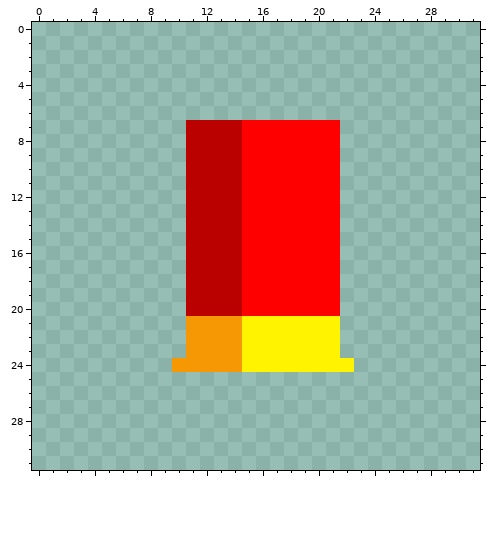
Edited in one commit: pixel-art file (assets/ITENS/12/bala.aseprite). Above is the file before it was changed.
32x32 pixels, 1 frame.
After:
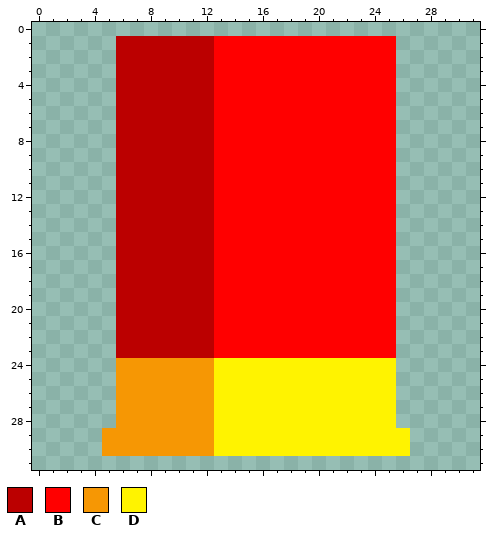
Palette (. is transparent): A #bb0000  B #ff0000  C #f69704  D #fff300
From old to new:
@@ x 0..31 @@
  0 ................................
- 1 ................................
- 2 ................................
- 3 ................................
- 4 ................................
- 5 ................................
- 6 ................................
- 7 ...........AAAABBBBBBB..........
- 8 ...........AAAABBBBBBB..........
- 9 ...........AAAABBBBBBB..........
-10 ...........AAAABBBBBBB..........
-11 ...........AAAABBBBBBB..........
-12 ...........AAAABBBBBBB..........
-13 ...........AAAABBBBBBB..........
-14 ...........AAAABBBBBBB..........
-15 ...........AAAABBBBBBB..........
-16 ...........AAAABBBBBBB..........
-17 ...........AAAABBBBBBB..........
-18 ...........AAAABBBBBBB..........
-19 ...........AAAABBBBBBB..........
-20 ...........AAAABBBBBBB..........
-21 ...........CCCCDDDDDDD..........
-22 ...........CCCCDDDDDDD..........
-23 ...........CCCCDDDDDDD..........
-24 ..........CCCCCDDDDDDDD.........
-25 ................................
-26 ................................
-27 ................................
-28 ................................
-29 ................................
-30 ................................
+ 1 ......AAAAAAABBBBBBBBBBBBB......
+ 2 ......AAAAAAABBBBBBBBBBBBB......
+ 3 ......AAAAAAABBBBBBBBBBBBB......
+ 4 ......AAAAAAABBBBBBBBBBBBB......
+ 5 ......AAAAAAABBBBBBBBBBBBB......
+ 6 ......AAAAAAABBBBBBBBBBBBB......
+ 7 ......AAAAAAABBBBBBBBBBBBB......
+ 8 ......AAAAAAABBBBBBBBBBBBB......
+ 9 ......AAAAAAABBBBBBBBBBBBB......
+10 ......AAAAAAABBBBBBBBBBBBB......
+11 ......AAAAAAABBBBBBBBBBBBB......
+12 ......AAAAAAABBBBBBBBBBBBB......
+13 ......AAAAAAABBBBBBBBBBBBB......
+14 ......AAAAAAABBBBBBBBBBBBB......
+15 ......AAAAAAABBBBBBBBBBBBB......
+16 ......AAAAAAABBBBBBBBBBBBB......
+17 ......AAAAAAABBBBBBBBBBBBB......
+18 ......AAAAAAABBBBBBBBBBBBB......
+19 ......AAAAAAABBBBBBBBBBBBB......
+20 ......AAAAAAABBBBBBBBBBBBB......
+21 ......AAAAAAABBBBBBBBBBBBB......
+22 ......AAAAAAABBBBBBBBBBBBB......
+23 ......AAAAAAABBBBBBBBBBBBB......
+24 ......CCCCCCCDDDDDDDDDDDDD......
+25 ......CCCCCCCDDDDDDDDDDDDD......
+26 ......CCCCCCCDDDDDDDDDDDDD......
+27 ......CCCCCCCDDDDDDDDDDDDD......
+28 ......CCCCCCCDDDDDDDDDDDDD......
+29 .....CCCCCCCCDDDDDDDDDDDDDD.....
+30 .....CCCCCCCCDDDDDDDDDDDDDD.....
 31 ................................
Boxes around the changes in both pictures, in picture pixels (x1, y1, x2, y2):
changed: (102, 36, 410, 456)
